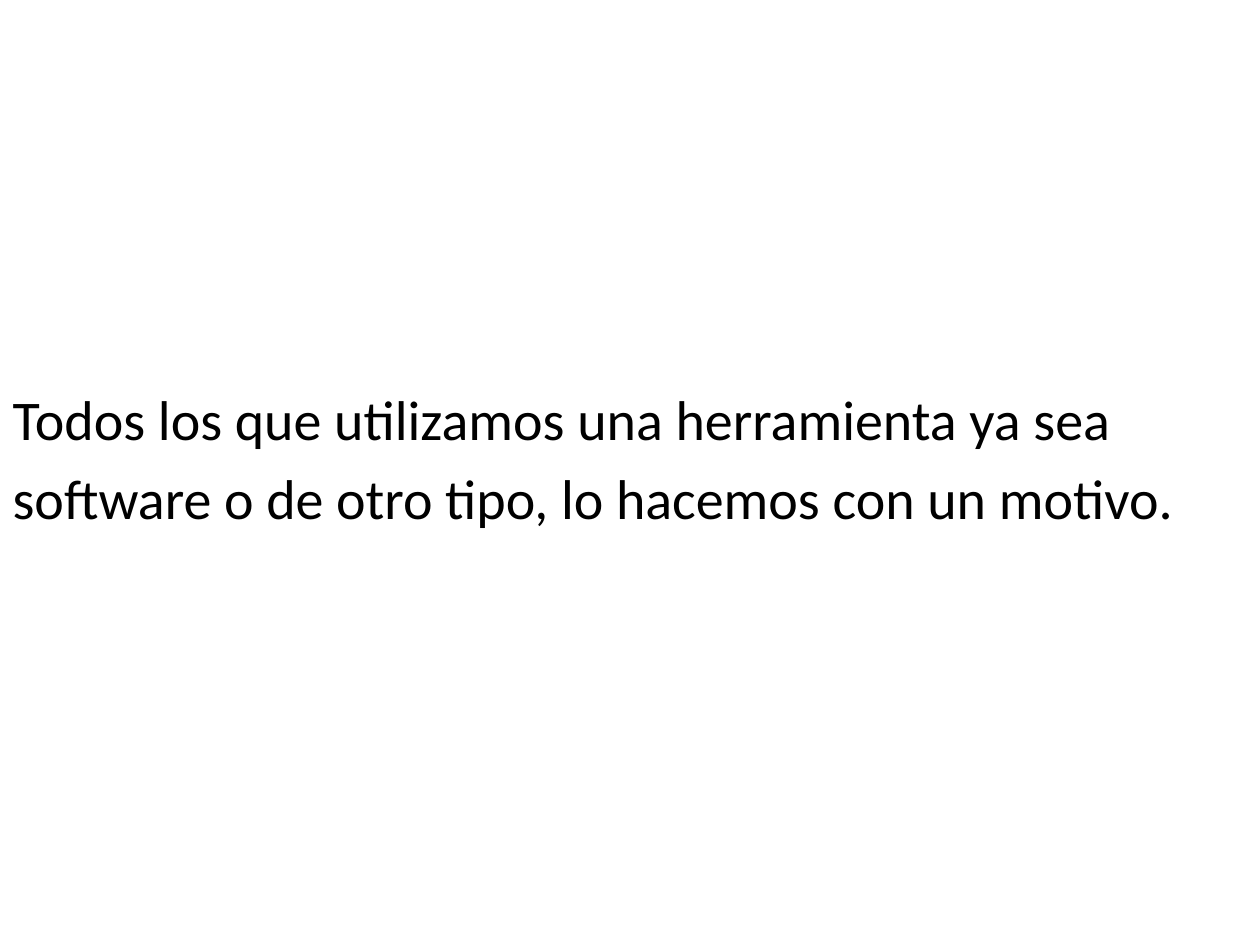
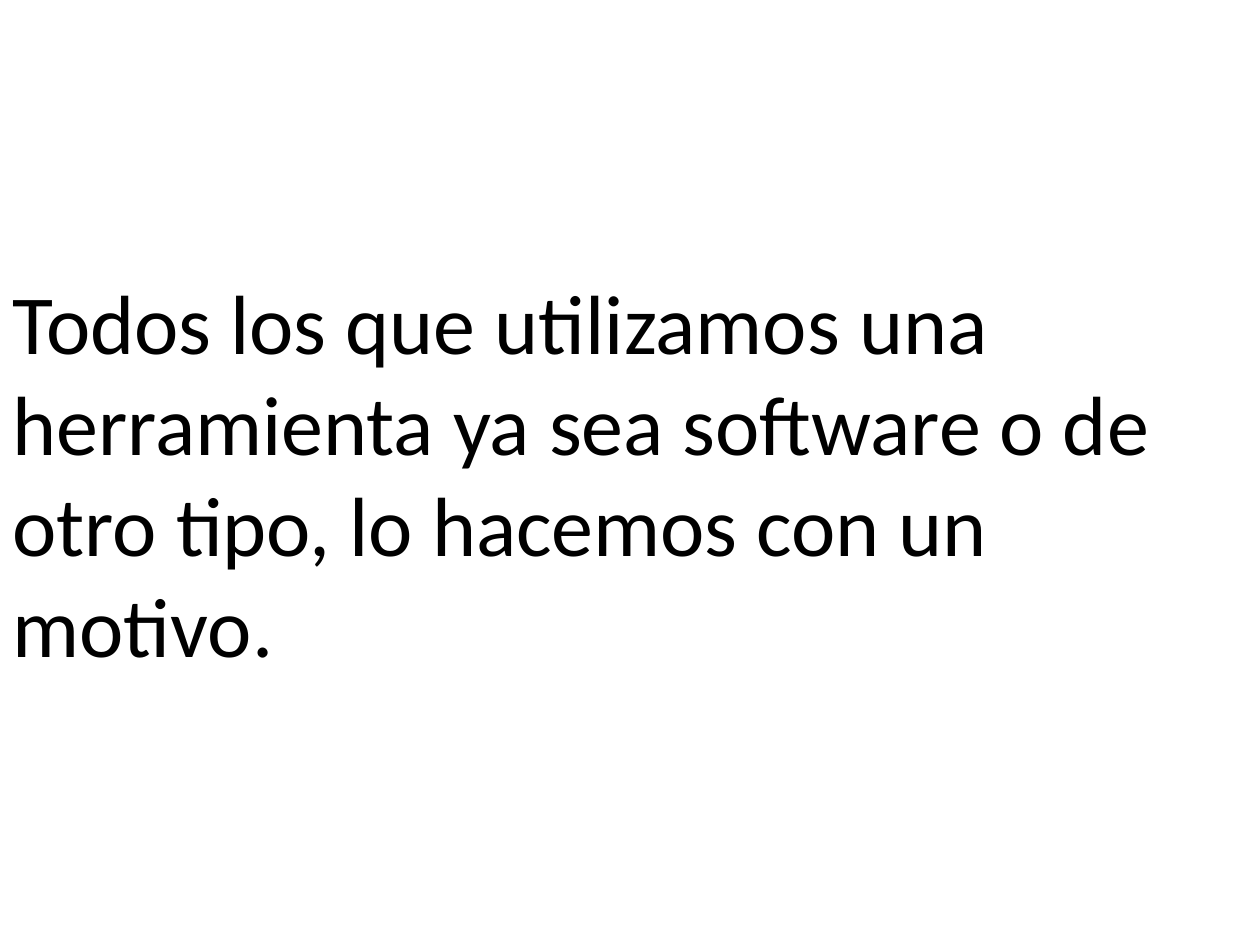
Before and after one commit to holtlanf999/designing-interfaces, a slide deck: slide 10 of UI to User.pptx (slide 9 before the commit). Drawn at 1260x945 pixels with LibreOffice and Linux fonts; fonts in the diff are those of the drawing. Boxes give left, top, right and bottom in pixels: in the first picture for what was removed or moved away, otherwise in the second. Text is boxed around its words. In the diff, an @@ line names an element or a change of style, - is before the commit and + after.

```diff
--- a/UI to User.pptx
+++ b/UI to User.pptx
@@ text at bbox=[13, 295, 1149, 658]: text changed; size 32 to 48 pt @@
-Todos los que utilizamos una herramienta ya sea
-software o de otro tipo, lo hacemos con un motivo.
+Todos los que utilizamos una herramienta ya sea software o de otro tipo, lo hacemos con un motivo.
```
Also in this commit, not shown: 9 other slides changed, 11 slides added, 7 slides removed.
